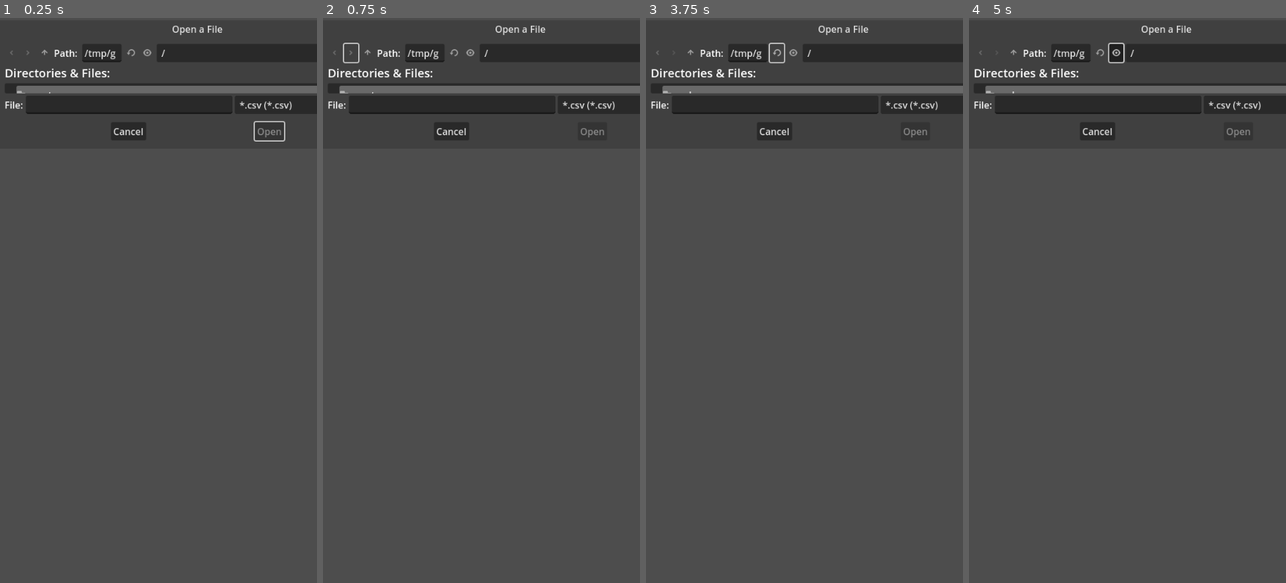
Above: before the commit, frames 1-4 (left to right).
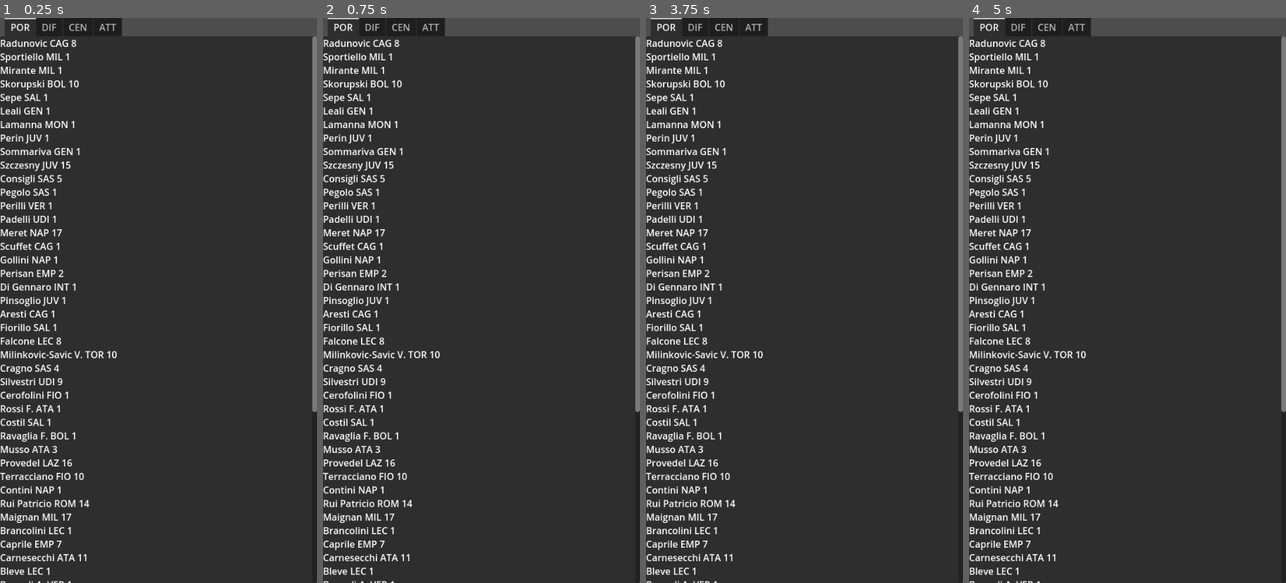
Above: after the commit, the same moments.

Repository: dulvui/condor
Game: Godot game, scene res://player-list/PlayerList.tscn
Two runs of this game, one before a commit and one after it. Both use one fixed random seed, a clock stepped at 60 frames per second and the inputs below. This scene is started directly instead of the project's main scene.
Inputs (mouse positions are in pixels of both pictures, inside the frame that each line leads up to):
- Up to frame 1 (0.25 s): no input
- Up to frame 2 (0.75 s): click (351, 51) at 0.52 s
- Up to frame 3 (3.75 s): click (674, 51) at 1.27 s; click (690, 51) at 2.02 s; click (690, 51) at 2.77 s; click (775, 51) at 3.52 s
- Up to frame 4 (5 s): click (1114, 51) at 4.27 s

The runs differ from the first frame. In frame 1, 79% of the frame differs, in the area x 0-100%, y 0-100%; in frame 2, 79%; in frame 3, 79%; in frame 4, 79%.

Commit message:
player list: show players in tabs

Diff:
--- /dev/null
+++ b/app/assets/players/players_05082023.csv
@@ -0,0 +1,524 @@
+Lista Svincolati desp-league,,,,,,
+https://leghe.fantacalcio.it/desp-league,,,,,,
+,,,,,,
+Id,Ruolo,Calciatore,Squadra,M. FV,Qt. In.,Qt. At.
+3,P,Radunovic,CAG,0,8,8
+4,P,Sportiello,MIL,0,1,1
+41,P,Mirante,MIL,0,1,1
+133,P,Skorupski,BOL,0,10,10
+159,P,Sepe,SAL,0,1,1
+188,P,Leali,GEN,0,1,1
+217,P,Lamanna,MON,0,1,1
+218,P,Perin,JUV,0,1,1
+219,P,Sommariva,GEN,0,1,1
+453,P,Szczesny,JUV,0,15,15
+509,P,Consigli,SAS,0,5,5
+510,P,Pegolo,SAS,0,1,1
+511,P,Perilli,VER,0,1,1
+543,P,Padelli,UDI,0,1,1
+572,P,Meret,NAP,0,17,17
+574,P,Scuffet,CAG,0,1,1
+610,P,Gollini,NAP,0,1,1
+673,P,Perisan,EMP,0,2,2
+1926,P,Di Gennaro,INT,0,1,1
+1930,P,Pinsoglio,JUV,0,1,1
+1946,P,Aresti,CAG,0,1,1
+1947,P,Fiorillo,SAL,0,1,1
+2134,P,Falcone,LEC,0,8,8
+2170,P,Milinkovic-Savic V.,TOR,0,10,10
+2178,P,Cragno,SAS,0,4,4
+2211,P,Silvestri,UDI,0,9,9
+2294,P,Cerofolini,FIO,0,1,1
+2297,P,Rossi F.,ATA,0,1,1
+2338,P,Costil,SAL,0,1,1
+2722,P,Ravaglia F.,BOL,0,1,1
+2792,P,Musso,ATA,0,3,3
+2814,P,Provedel,LAZ,0,16,16
+2815,P,Terracciano,FIO,0,10,10
+2845,P,Contini,NAP,0,1,1
+4270,P,Rui Patricio,ROM,0,14,14
+4312,P,Maignan,MIL,0,17,17
+4351,P,Brancolini,LEC,0,1,1
+4360,P,Caprile,EMP,0,7,7
+4431,P,Carnesecchi,ATA,0,11,11
+4468,P,Bleve,LEC,0,1,1
+4491,P,Berardi A.,VER,0,1,1
+4525,P,Gemello,TOR,0,1,1
+4867,P,Turati,FRO,0,5,5
+4957,P,Montipo',VER,0,7,7
+5116,P,Martinez Jo.,GEN,0,8,8
+5304,P,Boer,ROM,0,1,1
+5502,P,Adamonis,LAZ,0,1,1
+5707,P,Piana,UDI,0,1,1
+5822,P,Bagnolini,BOL,0,1,1
+5832,P,Luis Maximiano,LAZ,0,1,1
+5841,P,Svilar,ROM,0,1,1
+5853,P,Sorrentino A.,MON,0,1,1
+5876,P,Di Gregorio,MON,0,12,12
+6120,P,Ochoa,SAL,0,9,9
+6184,P,Martinelli T.,FIO,0,1,1
+6210,P,Popa,TOR,0,1,1
+6234,P,Stubljar,EMP,0,1,1
+6248,P,Stankovic F.,INT,0,1,1
+6255,P,Gori,MON,0,1,1
+49,D,Masina,UDI,0,6,6
+76,D,Romagnoli S.,FRO,0,5,5
+139,D,Dermaku,LEC,0,1,1
+140,D,Hysaj,LAZ,0,7,7
+142,D,Mario Rui,NAP,0,10,10
+144,D,Tonelli,EMP,0,1,1
+226,D,Izzo,MON,0,8,8
+252,D,Biraghi,FIO,0,10,10
+253,D,D'ambrosio,MON,0,7,7
+254,D,Dimarco,INT,0,19,19
+256,D,Juan Jesus,NAP,0,5,5
+286,D,Bonucci,JUV,0,4,4
+294,D,Rugani,JUV,0,3,3
+322,D,De Vrij,INT,0,6,6
+327,D,Patric,LAZ,0,5,5
+357,D,Calabria,MIL,0,9,9
+358,D,De Sciglio,JUV,0,3,3
+393,D,Luperto,EMP,0,8,8
+418,D,Goldaniga,CAG,0,3,3
+454,D,Capradossi,CAG,0,1,1
+460,D,Romagnoli,LAZ,0,13,13
+464,D,Florenzi,MIL,0,3,3
+487,D,De Silvestri,BOL,0,2,2
+513,D,Acerbi,INT,0,11,11
+554,D,Zappacosta,ATA,0,15,15
+581,D,Faraoni,VER,0,9,9
+660,D,Gyomber,SAL,0,6,6
+662,D,Alex Sandro,JUV,0,6,6
+695,D,Toloi,ATA,0,9,9
+697,D,Cuadrado,INT,0,9,9
+770,D,Pezzella Giu.,EMP,0,5,5
+787,D,Djimsiti,ATA,0,7,7
+791,D,Sabelli,GEN,0,4,4
+1852,D,Spinazzola,ROM,0,10,10
+1876,D,Pajac,GEN,0,1,1
+1891,D,Ceccherini,VER,0,4,4
+1895,D,Ferrari G.,SAS,0,4,4
+2016,D,Fazio,SAL,0,2,2
+2083,D,Biraschi,GEN,0,3,3
+2120,D,Bastoni,INT,0,13,13
+2130,D,Hateboer,ATA,0,7,7
+2160,D,Gosens,INT,0,9,9
+2164,D,Milenkovic,FIO,0,10,10
+2169,D,Rodriguez R.,TOR,0,8,8
+2174,D,Venuti,LEC,0,4,4
+2180,D,Karsdorp,ROM,0,2,2
+2181,D,Palomino,ATA,0,7,7
+2188,D,Marusic,LAZ,0,7,7
+2192,D,Bonifazi,BOL,0,3,3
+2252,D,Marchizza,FRO,0,5,5
+2263,D,Lazzari,LAZ,0,5,5
+2285,D,Bani,GEN,0,3,3
+2296,D,Mancini,ROM,0,11,11
+2318,D,Rogerio *,SAS,0,6,6
+2525,D,Darmian,INT,0,11,11
+2593,D,Martin,GEN,0,8,8
+2633,D,Kjaer,MIL,0,4,4
+2640,D,Kolasinac,ATA,0,9,9
+2653,D,Lykogiannis,BOL,0,5,5
+2724,D,Buongiorno,TOR,0,11,11
+2728,D,Pellegrini Lu.,JUV,0,4,4
+2758,D,Gunter,VER,0,4,4
+2769,D,Magnani,VER,0,3,3
+2788,D,Bremer,JUV,0,13,13
+2816,D,Di Lorenzo,NAP,0,18,18
+2869,D,Djidji,TOR,0,6,6
+4210,D,Mina,FIO,0,8,8
+4237,D,Danilo,JUV,0,15,15
+4245,D,Smalling,ROM,0,15,15
+4263,D,Kabasele,UDI,0,5,5
+4292,D,Hernandez T.,MIL,0,17,17
+4317,D,N'dicka,ROM,0,9,9
+4331,D,Ibanez,ROM,0,7,7
+4332,D,Demiral,ATA,0,8,8
+4374,D,Walukiewicz,EMP,0,3,3
+4378,D,Ranieri L.,FIO,0,5,5
+4409,D,Rrahmani,NAP,0,14,14
+4421,D,Augello,CAG,0,5,5
+4426,D,Toljan,SAS,0,6,6
+4432,D,Okoli,ATA,0,2,2
+4433,D,Zortea,ATA,0,3,3
+4461,D,Zappa,CAG,0,6,6
+4493,D,Dawidowicz,VER,0,4,4
+4495,D,Kumbulla,ROM,0,3,3
+4502,D,Gallo,LEC,0,5,5
+4530,D,Kyriakopoulos,MON,0,9,9
+4657,D,Celik,ROM,0,3,3
+4751,D,Tomori,MIL,0,13,13
+4887,D,Bellanova,TOR,0,8,8
+4891,D,Soumaoro,BOL,0,4,4
+4897,D,Pirola,SAL,0,5,5
+4899,D,Singo,TOR,0,8,8
+4904,D,Mari',MON,0,9,9
+4925,D,Carboni A.,MON,0,3,3
+4934,D,Lovato,SAL,0,4,4
+4952,D,Monterisi,FRO,0,1,1
+4958,D,Caldirola,MON,0,7,7
+4976,D,Kalulu,MIL,0,7,7
+4982,D,Erlic,SAS,0,5,5
+4994,D,Vojvoda,TOR,0,6,6
+5010,D,Ismajli,EMP,0,5,5
+5017,D,Ballo-Toure',MIL,0,2,2
+5067,D,Bakker,ATA,0,12,12
+5239,D,Llorente D.,ROM,0,6,6
+5316,D,Amione,VER,0,3,3
+5323,D,Martinez Quarta,FIO,0,6,6
+5354,D,Ruggeri,ATA,0,3,3
+5365,D,Dragusin,GEN,0,6,6
+5375,D,Maehle,ATA,0,11,11
+5399,D,Antov,MON,0,1,1
+5406,D,Di Pardo,CAG,0,2,2
+5424,D,Amey,BOL,0,1,1
+5447,D,Altare,CAG,0,3,3
+5449,D,Parisi,FIO,0,8,8
+5450,D,Stojanovic,EMP,0,3,3
+5480,D,Ebuehi,EMP,0,11,11
+5481,D,Mazzocchi,SAL,0,12,12
+5498,D,Casale,LAZ,0,10,10
+5509,D,Vina,SAS,0,4,4
+5513,D,Dumfries,INT,0,12,12
+5514,D,Vasquez,GEN,0,4,4
+5520,D,Cambiaso,JUV,0,5,5
+5526,D,Scalvini,ATA,0,9,9
+5527,D,Zanoli,NAP,0,4,4
+5532,D,Bradaric,SAL,0,7,7
+5554,D,Daniliuc,SAL,0,3,3
+5555,D,Kamara H.,UDI,0,6,6
+5603,D,Pongracic,LEC,0,5,5
+5677,D,Perez N.,UDI,0,9,9
+5686,D,Soppy,ATA,0,2,2
+5691,D,Zima,TOR,0,3,3
+5701,D,Obert,CAG,0,5,5
+5718,D,Viti,SAS,0,6,6
+5739,D,De Winter,JUV,0,3,3
+5747,D,Tressoldi,SAS,0,5,5
+5748,D,Hefti,GEN,0,3,3
+5750,D,Ostigard,NAP,0,4,4
+5757,D,Cittadini,MON,0,3,3
+5764,D,Coppola D.,VER,0,2,2
+5804,D,Cacace,EMP,0,3,3
+5812,D,Terracciano F.,VER,0,3,3
+5831,D,Gatti,JUV,0,6,6
+5833,D,Gila,LAZ,0,1,1
+5835,D,Baschirotto,LEC,0,10,10
+5838,D,Birindelli,MON,0,5,5
+5840,D,Olivera,NAP,0,7,7
+5847,D,Bijol,UDI,0,9,9
+5848,D,Ebosele,UDI,0,4,4
+5851,D,Doig,VER,0,11,11
+5856,D,Sambia,SAL,0,4,4
+5867,D,Gendrey,LEC,0,6,6
+5877,D,Carlos Augusto,MON,0,17,17
+5885,D,Dodo',FIO,0,8,8
+5994,D,Ebosse,UDI,0,3,3
+6021,D,Abankwah,UDI,0,1,1
+6023,D,Guessand A.,UDI,0,1,1
+6028,D,Bronn,SAL,0,2,2
+6039,D,Cabal,VER,0,3,3
+6041,D,Schuurs,TOR,0,14,14
+6042,D,Lucumi',BOL,0,7,7
+6043,D,Sosa,BOL,0,2,2
+6046,D,Hien,VER,0,8,8
+6047,D,Ehizibue,UDI,0,5,5
+6055,D,Thiaw,MIL,0,10,10
+6056,D,Guarino,EMP,0,1,1
+6066,D,Posch,BOL,0,16,16
+6149,D,Carboni F.,MON,0,1,1
+6189,D,Missori,SAS,0,1,1
+6202,D,Beukema,BOL,0,6,6
+6208,D,Flamingo,SAS,0,1,1
+6211,D,Zemura,UDI,0,5,5
+6217,D,Bisseck,INT,0,4,4
+6220,D,Kristensen,ROM,0,9,9
+6223,D,Smajlovic,LEC,0,1,1
+6230,D,Dossena,CAG,0,6,6
+6231,D,Azzi,CAG,0,5,5
+6235,D,Kayode,FIO,0,1,1
+6237,D,Szyminski,FRO,0,1,1
+6238,D,Oyono,FRO,0,1,1
+6239,D,Klitten,FRO,0,1,1
+6244,D,Matturro,GEN,0,1,1
+6245,D,Vogliacco,GEN,0,5,5
+6253,D,N'guessan,TOR,0,1,1
+6256,D,Ferreira J.,UDI,0,1,1
+6257,D,Dorgu,LEC,0,1,1
+21,C,D'alessandro,MON,0,1,1
+22,C,De Roon,ATA,0,11,11
+27,C,Grassi,EMP,0,5,5
+65,C,Mancosu,CAG,0,7,7
+148,C,Krunic,MIL,0,6,6
+150,C,Saponara,VER,0,11,11
+152,C,Zielinski,NAP,0,20,20
+170,C,Badelj,GEN,0,5,5
+181,C,Vecino,LAZ,0,6,6
+236,C,Lazovic,VER,0,15,15
+303,C,Pogba,JUV,0,12,12
+332,C,Candreva,SAL,0,15,15
+333,C,Cataldi,LAZ,0,7,7
+335,C,Felipe Anderson,LAZ,0,23,23
+367,C,Bonaventura,FIO,0,14,14
+376,C,Verdi,TOR,0,8,8
+440,C,Viola,CAG,0,2,2
+470,C,Strootman,GEN,0,6,6
+526,C,Duncan,FIO,0,5,5
+530,C,Pellegrini Lo.,ROM,0,16,16
+536,C,Politano,NAP,0,14,14
+557,C,Benassi,FIO,0,1,1
+632,C,Zaccagni,LAZ,0,28,28
+666,C,Machin,MON,0,5,5
+694,C,Baez,FRO,0,3,3
+779,C,Cristante,ROM,0,9,9
+795,C,El Shaarawy,ROM,0,16,16
+801,C,Gagliardini,MON,0,6,6
+827,C,Locatelli,JUV,0,12,12
+1870,C,Barella,INT,0,20,20
+1871,C,Deiola,CAG,0,4,4
+1933,C,Mandragora,FIO,0,9,9
+1976,C,Mazzitelli,FRO,0,4,4
+1978,C,Sensi,INT,0,7,7
+1980,C,Aramu,GEN,0,4,4
+1987,C,Jankto,CAG,0,7,7
+2008,C,Linetty,TOR,0,5,5
+2076,C,Rog,CAG,0,1,1
+2077,C,Pasalic,ATA,0,14,14
+2085,C,Luis Alberto,LAZ,0,21,21
+2117,C,Kastanos,SAL,0,7,7
+2121,C,Melegoni,GEN,0,1,1
+2144,C,Coulibaly M.,SAL,0,2,2
+2154,C,Vignato,BOL,0,2,2
+2161,C,Haas,EMP,0,4,4
+2167,C,Orsolini,BOL,0,21,21
+2172,C,Barak,FIO,0,12,12
+2183,C,Garritano,FRO,0,3,3
+2194,C,Calhanoglu,INT,0,16,16
+2274,C,Valoti,MON,0,2,2
+2286,C,Crociata,EMP,0,1,1
+2379,C,Rabiot,JUV,0,22,22
+2392,C,Walace,UDI,0,7,7
+2423,C,Pulisic,MIL,0,18,18
+2528,C,Matic,ROM,0,9,9
+2529,C,Mkhitaryan,INT,0,13,13
+2741,C,Pessina,MON,0,14,14
+2818,C,Bennacer,MIL,0,10,10
+2839,C,Sottil,FIO,0,8,8
+2848,C,Frattesi,INT,0,17,17
+4142,C,Aouar,ROM,0,15,15
+4199,C,Loftus-Cheek,MIL,0,13,13
+4220,C,Zambo Anguissa,NAP,0,14,14
+4285,C,Arthur Melo,FIO,0,7,7
+4287,C,Lobotka,NAP,0,13,13
+4342,C,Duda,VER,0,6,6
+4349,C,Nicolussi Caviglia,JUV,0,2,2
+4364,C,Gaetano,NAP,0,3,3
+4377,C,Castrovilli,FIO,0,10,10
+4384,C,Jagiello,GEN,0,3,3
+4393,C,Schouten,BOL,0,8,8
+4404,C,Thorsby,GEN,0,9,9
+4459,C,Rovella,JUV,0,5,5
+4465,C,Fagioli,JUV,0,13,13
+4479,C,Elmas,NAP,0,15,15
+4486,C,Strefezza,LEC,0,18,18
+4498,C,Henderson L.,EMP,0,3,3
+4501,C,Obiang,SAS,0,3,3
+4514,C,Nandez,CAG,0,7,7
+4522,C,Amrabat,FIO,0,7,7
+4658,C,Ikone',FIO,0,13,13
+4662,C,Weah,JUV,0,10,10
+4681,C,Lopez M.,SAS,0,8,8
+4711,C,Kostic,JUV,0,15,15
+4725,C,Demme,NAP,0,1,1
+4787,C,Quina,UDI,0,4,4
+4856,C,Chukwueze,MIL,0,19,19
+4869,C,Dominguez,BOL,0,12,12
+4870,C,Adopo,ATA,0,2,2
+4890,C,Tameze,TOR,0,8,8
+4892,C,Saelemaekers,MIL,0,5,5
+4896,C,Maldini,EMP,0,5,5
+4947,C,Brescianini,FRO,0,5,5
+4965,C,Marin,EMP,0,8,8
+4970,C,Messias,MIL,0,9,9
+4973,C,Mckennie,JUV,0,8,8
+4988,C,Maggiore,SAL,0,3,3
+4992,C,Gyasi,EMP,0,8,8
+5001,C,Miranchuk,ATA,0,10,10
+5007,C,Ilic,TOR,0,12,12
+5063,C,Radonjic,TOR,0,11,11
+5119,C,Samardzic,UDI,0,16,16
+5286,C,Akpa Akpro,LAZ,0,3,3
+5295,C,Musah,MIL,0,9,9
+5298,C,Pobega,MIL,0,5,5
+5422,C,Zalewski,ROM,0,8,8
+5423,C,Bove,ROM,0,5,5
+5425,C,Urbanski,BOL,0,1,1
+5451,C,Bajrami,SAS,0,13,13
+5453,C,Ricci S.,TOR,0,13,13
+5457,C,Maleh,LEC,0,5,5
+5499,C,Hongla,VER,0,4,4
+5504,C,Coulibaly L.,SAL,0,8,8
+5510,C,Romero L.,MIL,0,4,4
+5511,C,Matheus Henrique,SAS,0,9,9
+5674,C,Basic,LAZ,0,4,4
+5685,C,Koopmeiners,ATA,0,24,24
+5688,C,Harroui,FRO,0,4,4
+5719,C,Asllani,INT,0,4,4
+5735,C,Volpato,SAS,0,3,3
+5772,C,Pyyhtia,BOL,0,1,1
+5782,C,Kourfalidis,CAG,0,3,3
+5784,C,Aebischer,BOL,0,5,5
+5788,C,Sabiri,FIO,0,9,9
+5791,C,Frendrup,GEN,0,5,5
+5792,C,Ederson D.s.,ATA,0,10,10
+5798,C,Bohinen,SAL,0,4,4
+5800,C,Gudmundsson A.,GEN,0,14,14
+5813,C,Miretti,JUV,0,5,5
+5823,C,Baldanzi,EMP,0,15,15
+5824,C,Pafundi,UDI,0,1,1
+5834,C,Marcos Antonio,LAZ,0,5,5
+5844,C,Thorstvedt,SAS,0,6,6
+5850,C,Lovric,UDI,0,15,15
+5858,C,Ferguson,BOL,0,17,17
+5869,C,Blin,LEC,0,6,6
+5870,C,Hjulmand,LEC,0,10,10
+5872,C,Helgason,LEC,0,1,1
+5875,C,Adli,MIL,0,1,1
+5878,C,Colpani,MON,0,9,9
+5879,C,Vignato S.,MON,0,1,1
+5880,C,Ciurria,MON,0,14,14
+5884,C,Ranocchia F.,EMP,0,5,5
+5947,C,Hrustic,VER,0,3,3
+5948,C,Kamada,LAZ,0,15,15
+5995,C,De Ketelaere,MIL,0,7,7
+5998,C,Zerbin,NAP,0,1,1
+5999,C,Gonzalez J.,LEC,0,7,7
+6005,C,Ilkhan,TOR,0,1,1
+6009,C,Degli Innocenti,EMP,0,1,1
+6010,C,Fazzini,EMP,0,6,6
+6024,C,Sulemana I.,CAG,0,3,3
+6054,C,Moro N.,BOL,0,6,6
+6106,C,Carboni V.,MON,0,2,2
+6112,C,Iling Junior,JUV,0,4,4
+6168,C,Faticanti,ROM,0,1,1
+6170,C,Gineitis,TOR,0,1,1
+6203,C,Belardinelli,EMP,0,2,2
+6206,C,Fabbian,INT,0,5,5
+6212,C,Zarraga,UDI,0,3,3
+6216,C,Mboula,VER,0,10,10
+6218,C,Oristanio,CAG,0,4,4
+6219,C,Boloca,SAS,0,6,6
+6221,C,Camara E.,UDI,0,3,3
+6222,C,Rafia,LEC,0,3,3
+6224,C,Reijnders,MIL,0,12,12
+6225,C,El Azzouzi,BOL,0,1,1
+6232,C,Makoumbou,CAG,0,5,5
+6233,C,Lella,CAG,0,1,1
+6236,C,Amatucci,FIO,0,1,1
+6240,C,Haoudi,FRO,0,1,1
+6241,C,Gelli,FRO,0,1,1
+6246,C,Lipani,GEN,0,1,1
+6251,C,Saco,NAP,0,1,1
+6252,C,Folorunsho,NAP,0,2,2
+6254,C,Joselito,VER,0,1,1
+6393,C,Infantino,FIO,0,5,5
+6394,C,Ramadani,LEC,0,6,6
+90,A,Lasagna,VER,0,5,5
+247,A,Pavoletti,CAG,0,4,4
+281,A,Puscas,GEN,0,2,2
+309,A,Dybala,ROM,0,30,30
+383,A,Petagna,MON,0,13,13
+441,A,Belotti,ROM,0,9,9
+479,A,Sanabria,TOR,0,24,24
+495,A,Correa,INT,0,11,11
+505,A,Bonazzoli,SAL,0,7,7
+507,A,Muriel,ATA,0,14,14
+531,A,Berardi,SAS,0,30,30
+608,A,Zapata D.,ATA,0,19,19
+643,A,Defrel,SAS,0,9,9
+785,A,Immobile,LAZ,0,32,32
+1857,A,Di Francesco F.,LEC,0,8,8
+1939,A,Lapadula,CAG,0,15,15
+1958,A,Caprari,MON,0,14,14
+2002,A,Chiesa,JUV,0,17,17
+2012,A,Milik,JUV,0,18,18
+2038,A,Pinamonti,SAS,0,13,13
+2061,A,Simeone,NAP,0,13,13
+2097,A,Kean,JUV,0,11,11
+2103,A,Pellegri,TOR,0,8,8
+2119,A,Deulofeu,UDI,0,14,14
+2122,A,Latte Lath,ATA,0,1,1
+2190,A,Coda M.,GEN,0,5,5
+2325,A,Karamoh,TOR,0,10,10
+2369,A,Thauvin,UDI,0,11,11
+2438,A,Jovic,FIO,0,14,14
+2466,A,Origi,MIL,0,3,3
+2489,A,Pedro,LAZ,0,12,12
+2544,A,Abraham,ROM,0,15,15
+2719,A,Barrow,BOL,0,14,14
+2762,A,Kouame',FIO,0,9,9
+2764,A,Martinez L.,INT,0,37,37
+2819,A,Caputo,EMP,0,15,15
+2841,A,Vlahovic,JUV,0,28,28
+4179,A,Gonzalez N.,FIO,0,15,15
+4184,A,Brekalo,FIO,0,11,11
+4200,A,Giroud,MIL,0,24,24
+4268,A,Arnautovic,BOL,0,23,23
+4359,A,Piccoli,EMP,0,7,7
+4371,A,Raspadori,NAP,0,10,10
+4436,A,Cambiaghi,ATA,0,12,12
+4463,A,Esposito,INT,0,3,3
+4510,A,Rafael Leao,MIL,0,31,31
+4517,A,Lozano,NAP,0,12,12
+4661,A,Osimhen,NAP,0,43,43
+4730,A,Lookman,ATA,0,26,26
+4871,A,Thuram,INT,0,23,23
+4923,A,Colombo,MIL,0,10,10
+5086,A,Zirkzee,BOL,0,11,11
+5297,A,Luvumbo,CAG,0,8,8
+5311,A,Shomurodov,CAG,0,13,13
+5364,A,Caso,FRO,0,6,6
+5395,A,Braaf,VER,0,1,1
+5436,A,Raimondo,BOL,0,1,1
+5439,A,Kallon,VER,0,2,2
+5471,A,Djuric,VER,0,9,9
+5500,A,Cancellieri,LAZ,0,5,5
+5506,A,Ekuban,GEN,0,1,1
+5529,A,Henry,VER,0,12,12
+5672,A,Dia,SAL,0,26,26
+5676,A,Success,UDI,0,7,7
+5694,A,Beto,UDI,0,21,21
+5734,A,Soule',JUV,0,4,4
+5776,A,Ceide,SAS,0,1,1
+5786,A,Cabral,FIO,0,21,21
+5806,A,Seck,TOR,0,3,3
+5836,A,Ceesay,LEC,0,13,13
+5837,A,Voelkerling Persson,LEC,0,1,1
+5839,A,Kvaratskhelia,NAP,0,31,31
+5842,A,Botheim,SAL,0,8,8
+5843,A,Valencia D.,SAL,0,1,1
+5845,A,Alvarez A.,SAS,0,5,5
+5874,A,Rodriguez P.,LEC,0,1,1
+5882,A,Mota,MON,0,11,11
+6001,A,Banda,LEC,0,8,8
+6011,A,Ekong,EMP,0,1,1
+6060,A,Lauriente',SAS,0,21,21
+6119,A,Solbakken,ROM,0,8,8
+6145,A,Ngonge,VER,0,12,12
+6160,A,Vivaldo,UDI,0,1,1
+6204,A,Kvernadze,FRO,0,3,3
+6205,A,Mulattieri,SAS,0,11,11
+6207,A,Almqvist,LEC,0,10,10
+6213,A,Brenner,UDI,0,11,11
+6214,A,Cuni,FRO,0,4,4
+6215,A,Lucca,UDI,0,6,6
+6226,A,Castellanos,LAZ,0,13,13
+6227,A,Okafor,MIL,0,16,16
+6228,A,Retegui,GEN,0,23,23
+6229,A,Toure' E.,ATA,0,16,16
+6242,A,Bidaoui,FRO,0,1,1
+6243,A,Borrelli,FRO,0,1,1
+6247,A,Yalcin,GEN,0,1,1
+6249,A,Diaw,MON,0,1,1
+6250,A,Maric,MON,0,1,1
--- a/app/player-list/PlayerList.gd
+++ b/app/player-list/PlayerList.gd
@@ -4,7 +4,13 @@
 
 extends Control
 
-var list_path:String
+@onready var goalkeepers = $TabContainer/POR
+@onready var defenders = $TabContainer/DIF
+@onready var midfielders = $TabContainer/CEN
+@onready var attackers = $TabContainer/ATT
+
+
+var list_path:String = "res://assets/players/players_05082023.csv"
 var players:Dictionary = {
 	"P" : [],
 	"D" : [],
@@ -12,12 +18,22 @@
 	"A" : [],
 }
 
+
 func _ready() -> void:
-	pass
+	var file:FileAccess = FileAccess.open(list_path, FileAccess.READ)
+	_init_players(file)
 
+	for player in players["P"]:
+		goalkeepers.add_text(player_to_string(player) + "\n")
 
-func _process(delta: float) -> void:
-	pass
+	for player in players["D"]:
+		defenders.add_text(player_to_string(player) + "\n")
+
+	for player in players["C"]:
+		midfielders.add_text(player_to_string(player) + "\n")
+
+	for player in players["A"]:
+		attackers.add_text(player_to_string(player) + "\n")
 
 
 func _on_file_dialog_file_selected(path: String) -> void:
@@ -45,12 +61,15 @@
 	print(players)
 
 func _get_player(line:Array) -> Dictionary:
-#	print(line)
 	return {
 		"id" : line[0],
+		"position" : line[1],
 		"name" : line[2],
 		"team" : line[3],
 		"mfv" : line[4],
 		"price_initial" : line[5],
 		"price_current" : line[6],
 	}
+
+func player_to_string(player:Dictionary) -> String:
+	return "%s %s %s"%[player["name"],player["team"],player["price_initial"]]
--- a/app/player-list/PlayerList.tscn
+++ b/app/player-list/PlayerList.tscn
@@ -15,13 +15,12 @@
 title = "Open a File"
 position = Vector2i(0, 36)
 size = Vector2i(493, 162)
-visible = true
 ok_button_text = "Open"
 file_mode = 0
 access = 2
 filters = PackedStringArray("*.csv")
 
-[node name="RichTextLabel" type="RichTextLabel" parent="."]
+[node name="TabContainer" type="TabContainer" parent="."]
 layout_mode = 1
 anchors_preset = 15
 anchor_right = 1.0
@@ -29,5 +28,20 @@
 grow_horizontal = 2
 grow_vertical = 2
 
+[node name="POR" type="RichTextLabel" parent="TabContainer"]
+layout_mode = 2
+
+[node name="DIF" type="RichTextLabel" parent="TabContainer"]
+visible = false
+layout_mode = 2
+
+[node name="CEN" type="RichTextLabel" parent="TabContainer"]
+visible = false
+layout_mode = 2
+
+[node name="ATT" type="RichTextLabel" parent="TabContainer"]
+visible = false
+layout_mode = 2
+
 [connection signal="confirmed" from="FileDialog" to="." method="_on_file_dialog_confirmed"]
 [connection signal="file_selected" from="FileDialog" to="." method="_on_file_dialog_file_selected"]
--- a/app/src/main/Main.tscn
+++ b/app/src/main/Main.tscn
@@ -1,10 +1,10 @@
 [gd_scene load_steps=7 format=3 uid="uid://cbv4v5l8m8s18"]
 
 [ext_resource type="Script" path="res://src/main/Main.gd" id="1_labyq"]
+[ext_resource type="Texture2D" uid="uid://78gth2yfhuwk" path="res://assets/cancel.png" id="2_6c5du"]
 [ext_resource type="Texture2D" uid="uid://lo7b8773fcli" path="res://assets/game-icons/stop.png" id="2_6dyl3"]
-[ext_resource type="Texture2D" uid="uid://dxqqiypugyt3q" path="res://assets/game-icons/right.png" id="3_k64qi"]
-[ext_resource type="Texture2D" uid="uid://bw67e84jfryea" path="res://assets/game-icons/pause.png" id="4_munfx"]
-[ext_resource type="Texture2D" uid="uid://c65hgkldf7g3x" path="res://assets/game-icons/return.png" id="5_us2kl"]
+[ext_resource type="Texture2D" uid="uid://hghu8bqjqrmb" path="res://assets/pause-button.png" id="3_82hg2"]
+[ext_resource type="Texture2D" uid="uid://0rh5um1afxh3" path="res://assets/backward-time.png" id="4_htehr"]
 [ext_resource type="PackedScene" uid="uid://o0gy3lchayf2" path="res://src/sound/Sound.tscn" id="6_klali"]
 
 [node name="Main" type="Control"]
@@ -36,9 +36,10 @@
 anchor_top = 0.075
 anchor_right = 1.0
 anchor_bottom = 0.947
-offset_left = -31.86
-offset_top = -8.0
-offset_bottom = 3.88
+offset_left = -15.86
+offset_top = -16.0
+offset_right = -16.0
+offset_bottom = -4.12
 grow_horizontal = 2
 grow_vertical = 2
 theme_override_constants/separation = 60
@@ -49,7 +50,7 @@
 
 [node name="Back" type="TextureButton" parent="VBoxContainer/TimeControl"]
 layout_mode = 2
-texture_normal = ExtResource("3_k64qi")
+texture_normal = ExtResource("2_6c5du")
 flip_h = true
 
 [node name="VSeparator" type="VSeparator" parent="VBoxContainer/TimeControl"]
@@ -59,12 +60,13 @@
 
 [node name="Pause" type="TextureButton" parent="VBoxContainer/TimeControl"]
 layout_mode = 2
-texture_normal = ExtResource("4_munfx")
+texture_normal = ExtResource("3_82hg2")
 
 [node name="Restart" type="TextureButton" parent="VBoxContainer/TimeControl"]
 layout_mode = 2
 toggle_mode = true
-texture_normal = ExtResource("5_us2kl")
+texture_normal = ExtResource("4_htehr")
+stretch_mode = 3
 
 [node name="Time" type="Label" parent="VBoxContainer"]
 layout_mode = 2
Binary file added: app/assets/backward-time.png
Not shown, added: app/assets/backward-time.png.import
Binary file added: app/assets/cancel.png
Not shown, added: app/assets/cancel.png.import
Binary file added: app/assets/pause-button.png
Not shown, added: app/assets/pause-button.png.import
Not shown, added: app/assets/players/players_05082023.csv.import
